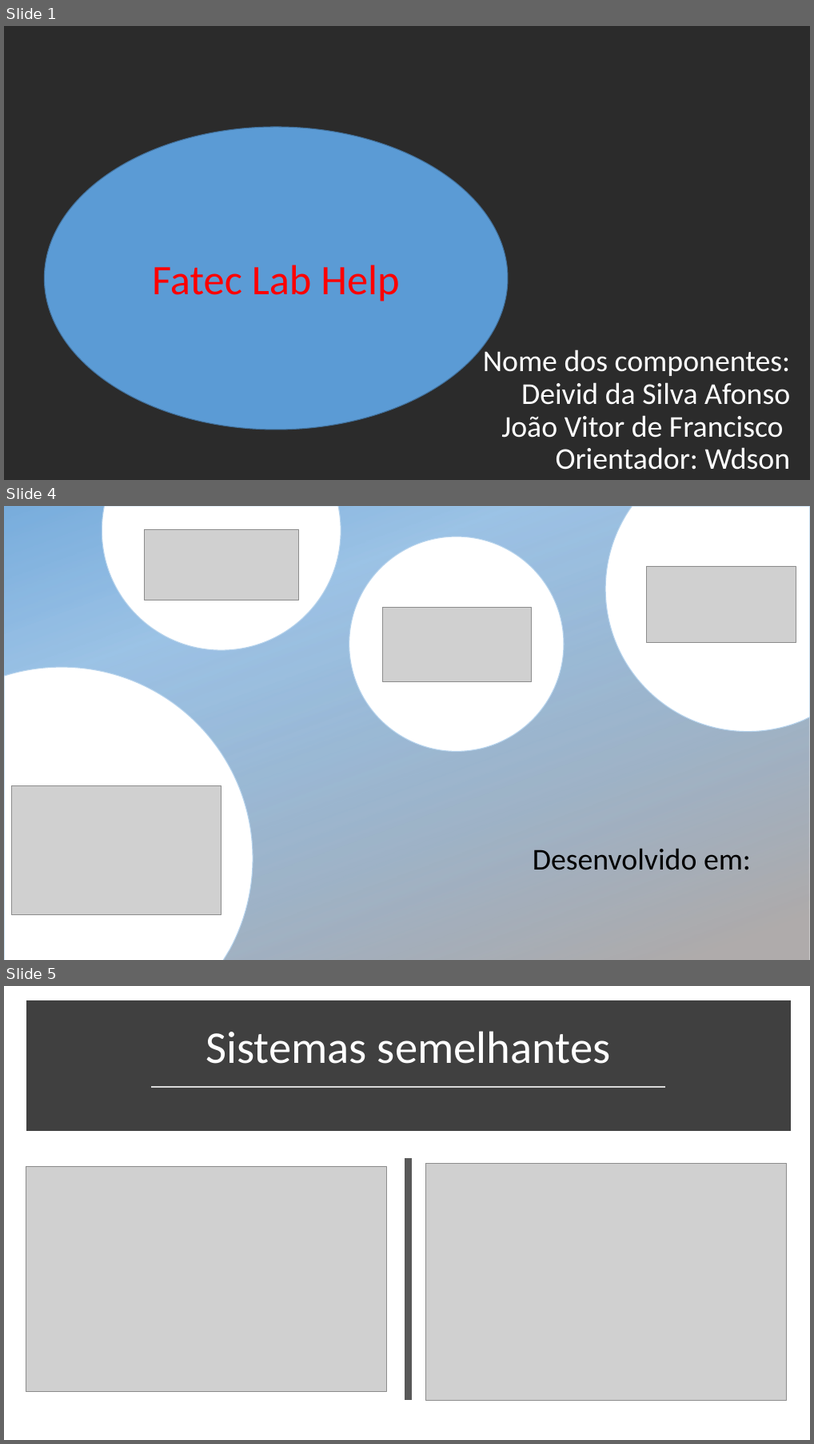
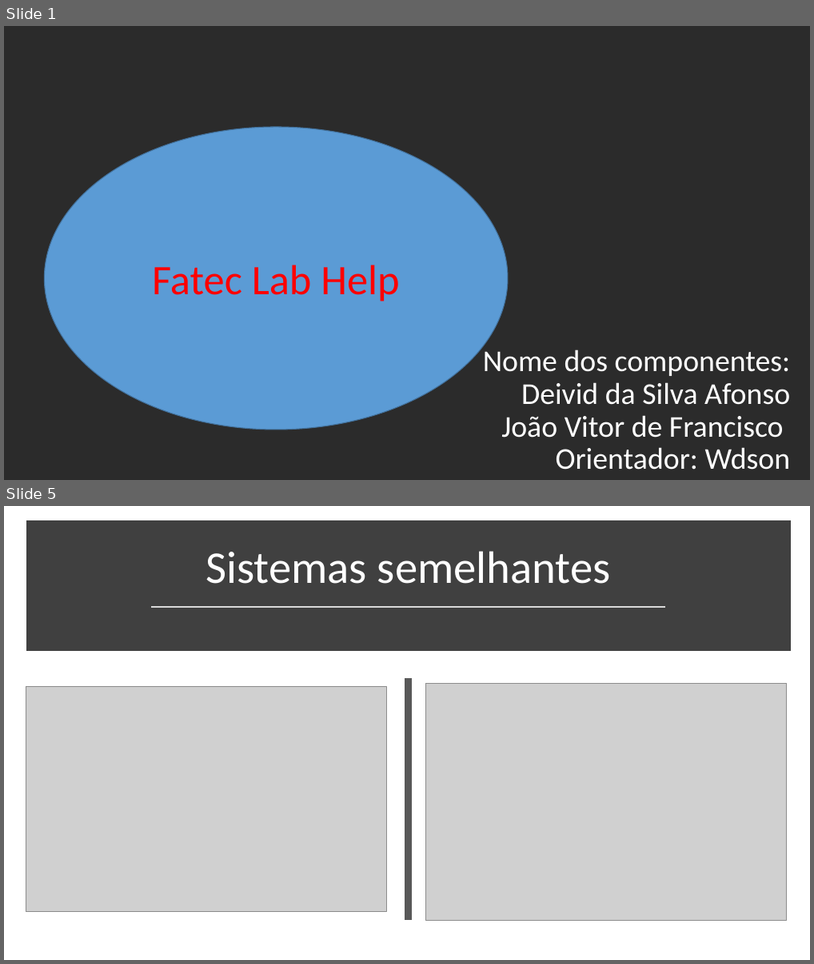
Before and after one commit to deivid-afonso/helpedesk7new, a slide deck: Documentacao/apresentacao tcc.pptx. Shown one above the other, each under a label of ours: slides 1, 4 and 5 before the commit, slides 1 and 5 after it; the slides between them are not shown. The pictures are 814x1444 and 814x964 pixels, drawn with LibreOffice and Linux fonts; fonts in the diff are those of the drawing; grey boxes stand for pictures; background and template pictures are left out; a plain dark background stands for a picture behind light text. Boxes give left, top, right and bottom in pixels: in the first picture for what was removed or moved away, otherwise in the second. Text is boxed around its words. In the diff, an @@ line names an element or a change of style, - is before the commit and + after.

```diff
--- a/Documentacao/apresentacao tcc.pptx
+++ b/Documentacao/apresentacao tcc.pptx
@@ slide 4 removed at (4, 506, 810, 960), background picture (left out) @@
@@ rectangle removed at (4, 506, 810, 960) @@
@@ freeform shape removed at (102, 506, 341, 650) @@
@@ picture removed at (144, 529, 298, 600) @@
@@ freeform shape removed at (606, 506, 810, 731) @@
@@ ellipse removed at (350, 536, 564, 751) @@
@@ picture removed at (646, 566, 797, 642) @@
@@ picture removed at (382, 607, 532, 681) @@
@@ freeform shape removed at (4, 667, 253, 960) @@
@@ picture removed at (12, 785, 222, 914) @@
@@ title removed at (533, 848, 751, 870) @@
-Desenvolvido em:
```
Also in this commit, not shown: 2 slides changed, 4 slides added, 1 other slide removed, 6 other files.
